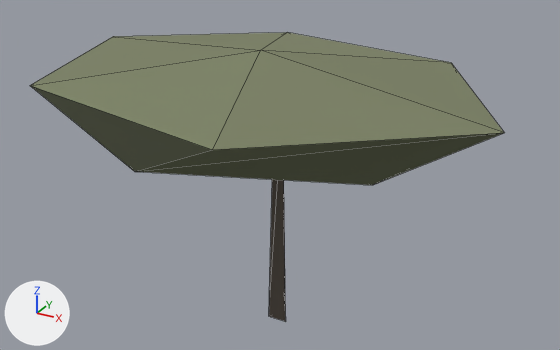
What one commit did to the glTF model public/models/woody-kit/mesquite-far.glb.
One viewpoint serves both versions: a 50 mm lens placed at (4.01, -7.29, 5.61), pointed at (0.19, -0.34, 2.13). Arrows for +X, +Y and +Z are at lower left; the lights stay in place. The first picture is the older version. Mesh edges are drawn as thin lines. Where no turn or scale is listed for an object, it has been applied to the vertices. Vertices at exactly the same position are counted once.

In view in the first picture: 'mesquite-far / foliage', 'mesquite-far / wood'.
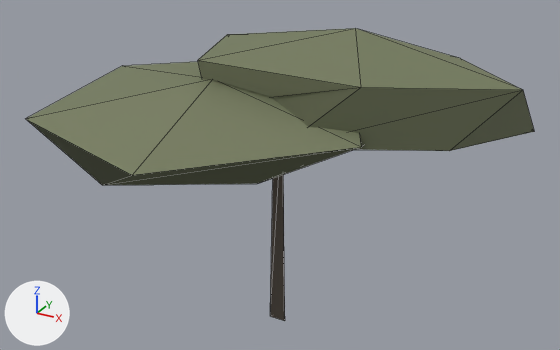
What differs and where, as boxes [x1, y1, x2, y2] in the pictures (560 x 350 px):
'mesquite-far / foliage', reshaped (7% wider)
    before: [30, 32, 504, 185]
    after: [26, 28, 534, 185]

Patch to the scene script:
```diff
--- a/public/models/woody-kit/mesquite-far.glb.py
+++ b/public/models/woody-kit/mesquite-far.glb.py
@@ me_mesquite_far___foliage @@
 # used by ob_mesquite_far___foliage; location = (0.0, 0.0, 0.0)
-me_mesquite_far___foliage.from_pydata(...)  # 14 vertices, 24 faces; spans x -2.4..2.7, y -2.45..1.55, z 2.54..3.54
+me_mesquite_far___foliage.from_pydata(...)  # 28 vertices, 48 faces; spans x -2.28..2.68, y -2.52..1.5, z 2.28..3.73
+# me_mesquite_far___foliage part 1: the whole mesh is rebuilt
 me_mesquite_far___foliage.materials.append(mat_woody___vertex_paint)
```
